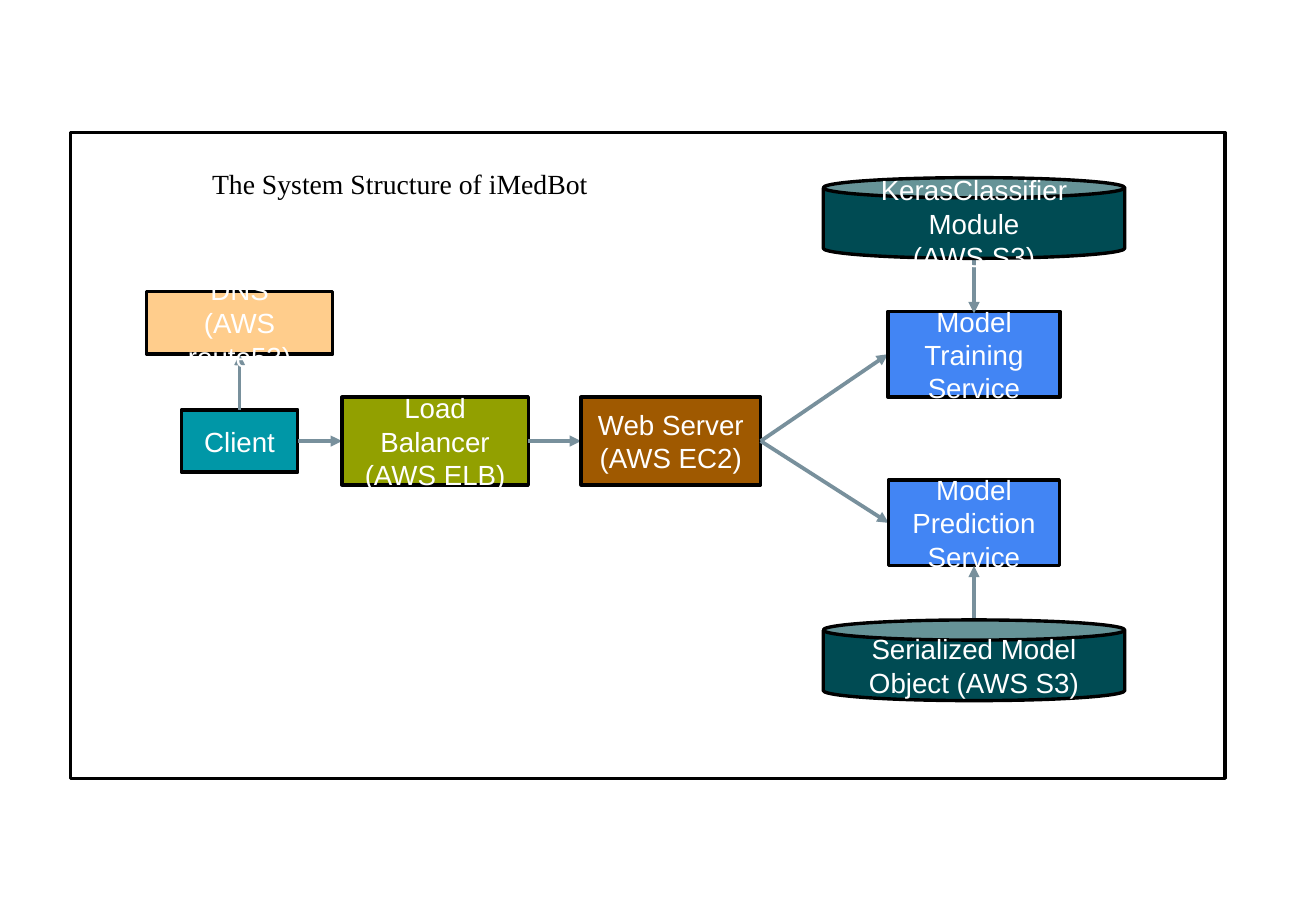
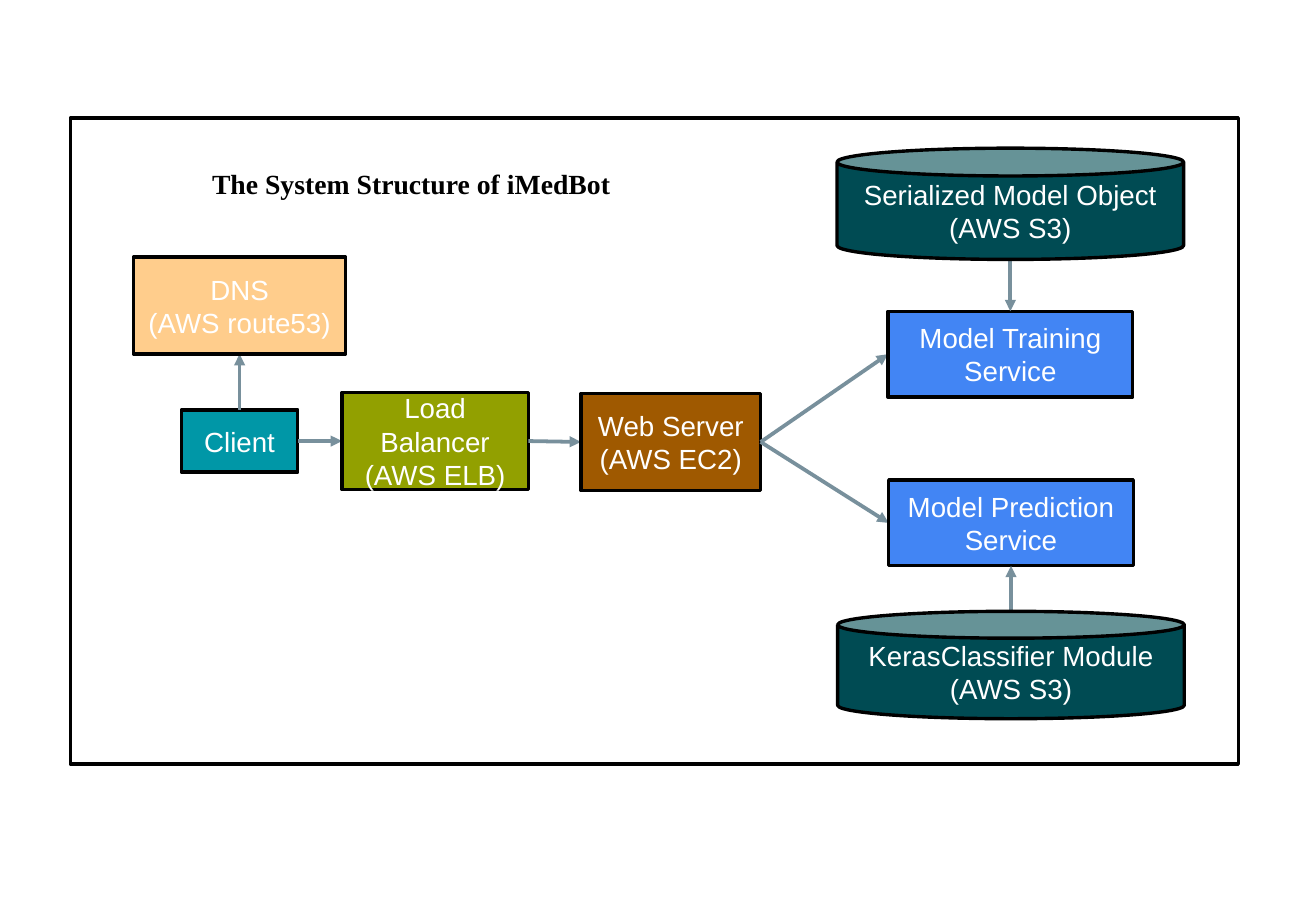
Before and after one commit to XiaJiang-2/iMed, a slide deck: slide 3 of docs/Manuscript/Figures/iMedBotStructure.pptx (slide 2 before the commit). Drawn at 1316x911 pixels with LibreOffice and Linux fonts; fonts in the diff are those of the drawing. Boxes give left, top, right and bottom in pixels: in the first picture for what was removed or moved away, otherwise in the second. Text is boxed around its words. In the diff, an @@ line names an element or a change of style, - is before the commit and + after.

```diff
--- a/docs/Manuscript/Figures/iMedBotStructure.pptx
+++ b/docs/Manuscript/Figures/iMedBotStructure.pptx
@@ rectangle: place and size @@
-rectangle at [70, 132, 1226, 779]
+rectangle at [70, 118, 1239, 764]
@@ cylinder "Serialized Model Object (AWS S3)": place and size @@
-cylinder "Serialized Model Object (AWS S3)" at [824, 177, 1125, 258]
+cylinder "Serialized Model Object (AWS S3)" at [837, 148, 1184, 260]
@@ text "The System Structure of iMedBot" at [212, 174, 610, 200]: bold on @@
@@ text in cylinder at [864, 185, 1156, 243]: text changed @@
-KerasClassifier Module
-(AWS S3)
+Serialized Model Object (AWS S3)
@@ rectangle "DNS": place and size @@
-rectangle "DNS" at [147, 292, 333, 354]
+rectangle "DNS" at [134, 258, 346, 355]
@@ arrow moved from (975, 259) - (975, 314) to (1011, 260) - (1011, 311) @@
@@ rectangle "Model Training Service": place and size @@
-rectangle "Model Training Service" at [888, 311, 1061, 397]
+rectangle "Model Training Service" at [888, 311, 1133, 397]
@@ rectangle "Load Balancer": place and size @@
-rectangle "Load Balancer" at [341, 397, 527, 485]
+rectangle "Load Balancer" at [341, 392, 527, 490]
@@ rectangle "Web Server": place and size @@
-rectangle "Web Server" at [581, 397, 761, 485]
+rectangle "Web Server" at [581, 394, 761, 491]
@@ rectangle "Model Prediction Service": place and size @@
-rectangle "Model Prediction Service" at [889, 480, 1061, 566]
+rectangle "Model Prediction Service" at [889, 480, 1134, 566]
@@ arrow moved from (975, 620) - (975, 566) to (1011, 611) - (1011, 566) @@
@@ cylinder "KerasClassifier Module": place and size @@
-cylinder "KerasClassifier Module" at [824, 620, 1125, 700]
+cylinder "KerasClassifier Module" at [838, 611, 1185, 718]
@@ text in cylinder at [868, 646, 1153, 704]: text changed @@
-Serialized Model Object (AWS S3)
+KerasClassifier Module
+(AWS S3)
```
Also in this commit, not shown: 1 other slide changed, 1 slide added, 2 other files.
